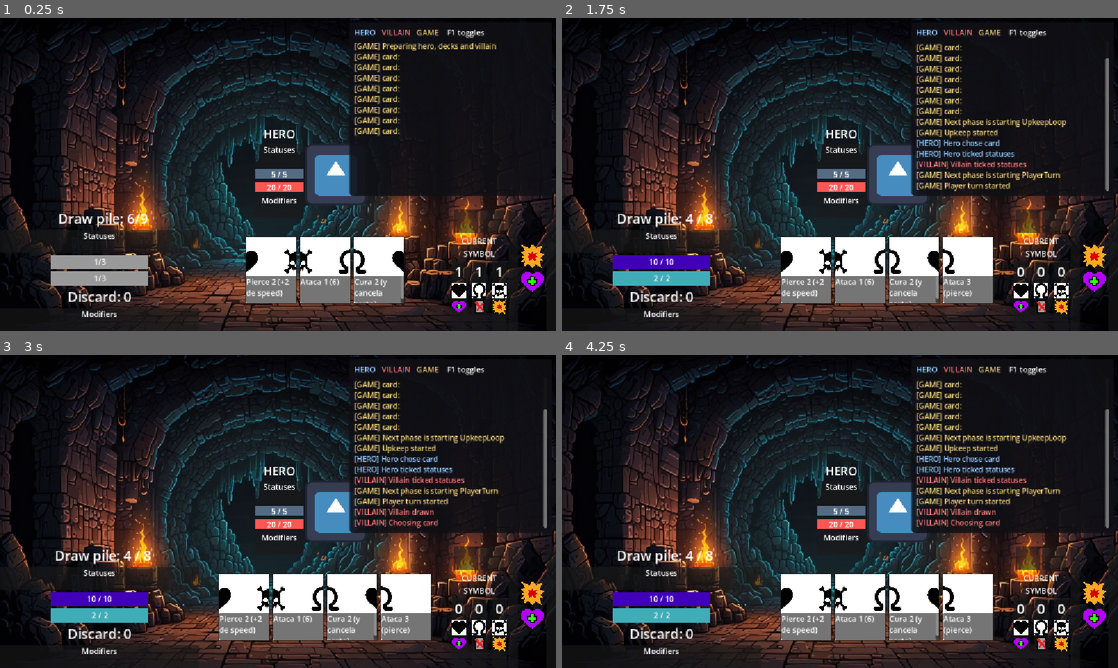
Above: before the commit, frames 1-4 (two rows, left to right).
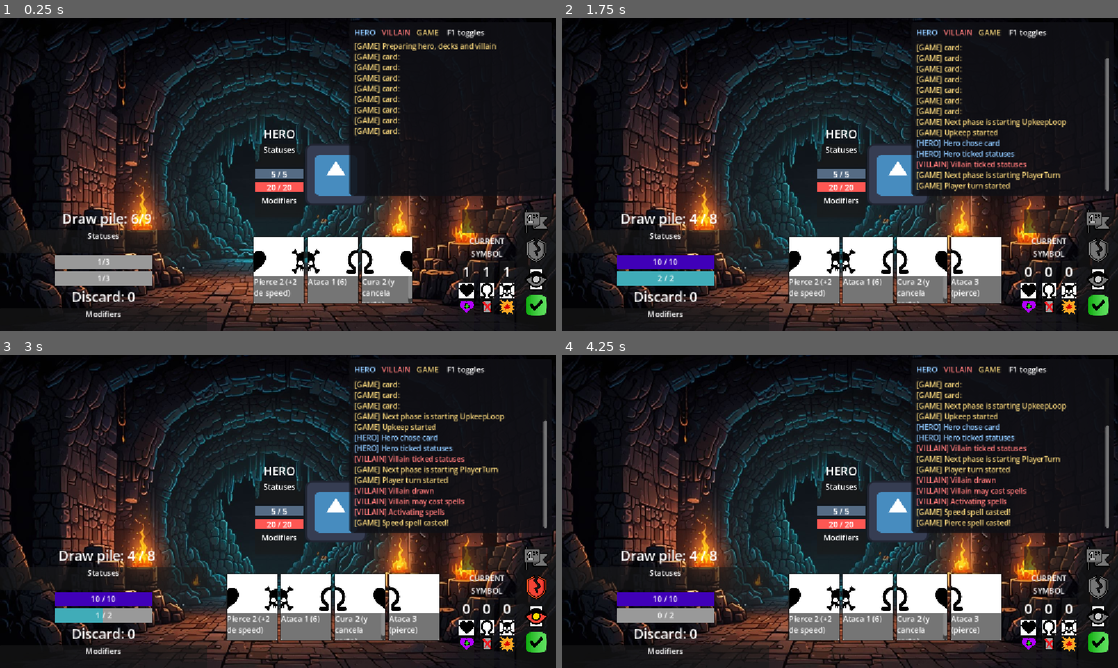
Above: after the commit, the same moments.

Repository: OteroJP/roguelito
Game: Godot game, scene res://ui/main.tscn
Two runs of this game, one before a commit and one after it. Both use one fixed random seed, a clock stepped at 60 frames per second and the inputs below. The engine's default icon, where the game draws it, is replaced by a stand-in: a white triangle on a blue panel in a dark square.
Inputs (mouse positions are in pixels of both pictures, inside the frame that each line leads up to):
- Up to frame 1 (0.25 s): no input
- Up to frame 2 (1.75 s): click (1095, 255) at 0.52 s; click (1095, 280) at 1.27 s
- Up to frame 3 (3 s): click (533, 642) at 2.02 s; click (533, 558) at 2.77 s
- Up to frame 4 (4.25 s): click (1095, 586) at 3.52 s

The runs differ from the first frame. In frame 1, 5.4% of the frame differs, in the area x 9-99%, y 61-98%; in frame 2, 6.2%; in frame 3, 9.8%; in frame 4, 10%, in the area x 9-99%, y 15-98%.

Commit message:
add spells functionality and UX

Diff:
--- a/app/loops/combat_loop/player_turn.gd
+++ b/app/loops/combat_loop/player_turn.gd
@@ -16,8 +16,10 @@
 	GameManager.add_log("Villain drawn", GameManager.LogSource.VILLAIN)
 	if _have_loop_ended.call():
 		return
-	await _villain.activate_ability()
-	# TODO: cambiar lo de abajo por esto?
-	#		> GameManager.current_hero_card = await _villain.play_card()
+	GameManager.add_log("Villain may cast spells", GameManager.LogSource.VILLAIN)
+	await _villain.cast_spells()
+	if _have_loop_ended.call(): # WIN-LOSS CHECK
+		return
+	GameManager.add_log("Villain plays a card", GameManager.LogSource.VILLAIN)
 	await _villain.play_card() # Mandatory: Player selects a card to play, may undo, and the confirms.
 	#phase_ended.emit()
--- /dev/null
+++ b/dungeon/character/villain/resources/spells/go_first.tres
@@ -0,0 +1,20 @@
+[gd_resource type="Resource" script_class="VillainSpell" format=3 uid="uid://by2n3vpuwb26c"]
+
+[ext_resource type="Texture2D" uid="uid://bfaeaa2ibhr6b" path="res://ui/villain_hud/first.png" id="1_l2ny2"]
+[ext_resource type="Script" uid="uid://xfgl0yagpvod" path="res://ui/card_manager/card/_card_effect.gd" id="1_wny61"]
+[ext_resource type="Texture2D" uid="uid://2qlfpxs0qelj" path="res://ui/villain_hud/first_disabled.png" id="2_8ns3l"]
+[ext_resource type="Script" uid="uid://w8lt376mqa5p" path="res://dungeon/character/villain/spell.gd" id="2_tgw0o"]
+[ext_resource type="Script" uid="uid://c3sjwk5s36yda" path="res://ui/card_manager/card/card_effects/villain_speeds.gd" id="4_8ns3l"]
+
+[sub_resource type="Resource" id="Resource_hiiq4"]
+script = ExtResource("4_8ns3l")
+speed_modification = 100
+metadata/_custom_type_script = "uid://c3sjwk5s36yda"
+
+[resource]
+script = ExtResource("2_tgw0o")
+name = "Speed"
+btn_asset = ExtResource("1_l2ny2")
+btn_asset_disabled = ExtResource("2_8ns3l")
+effect = Array[ExtResource("1_wny61")]([SubResource("Resource_hiiq4")])
+metadata/_custom_type_script = "uid://w8lt376mqa5p"
--- /dev/null
+++ b/dungeon/character/villain/resources/spells/ignore_armor.tres
@@ -0,0 +1,19 @@
+[gd_resource type="Resource" script_class="VillainSpell" format=3 uid="uid://x8nlosmpwjgh"]
+
+[ext_resource type="Texture2D" uid="uid://c4bubuyb53fe" path="res://ui/villain_hud/pierce.png" id="1_dj42g"]
+[ext_resource type="Script" uid="uid://xfgl0yagpvod" path="res://ui/card_manager/card/_card_effect.gd" id="1_ukutb"]
+[ext_resource type="Texture2D" uid="uid://dy6uo6vbo88li" path="res://ui/villain_hud/pierce_disabled.png" id="2_mq4ln"]
+[ext_resource type="Script" uid="uid://w8lt376mqa5p" path="res://dungeon/character/villain/spell.gd" id="2_xc1hx"]
+[ext_resource type="Script" uid="uid://3colurvxkj81" path="res://ui/card_manager/card/card_effects/villain_make_pierce.gd" id="4_mq4ln"]
+
+[sub_resource type="Resource" id="Resource_ncwqj"]
+script = ExtResource("4_mq4ln")
+metadata/_custom_type_script = "uid://3colurvxkj81"
+
+[resource]
+script = ExtResource("2_xc1hx")
+name = "Pierce"
+btn_asset = ExtResource("1_dj42g")
+btn_asset_disabled = ExtResource("2_mq4ln")
+effect = Array[ExtResource("1_ukutb")]([SubResource("Resource_ncwqj")])
+metadata/_custom_type_script = "uid://w8lt376mqa5p"
--- /dev/null
+++ b/dungeon/character/villain/resources/spells/reveal_hero_card.tres
@@ -0,0 +1,13 @@
+[gd_resource type="Resource" script_class="VillainSpell" format=3 uid="uid://d3qvdvh4cxk03"]
+
+[ext_resource type="Texture2D" uid="uid://ditsslm1ssgof" path="res://ui/villain_hud/reveal.png" id="1_aoo0r"]
+[ext_resource type="Script" uid="uid://xfgl0yagpvod" path="res://ui/card_manager/card/_card_effect.gd" id="1_xfjd7"]
+[ext_resource type="Script" uid="uid://w8lt376mqa5p" path="res://dungeon/character/villain/spell.gd" id="2_6l8em"]
+[ext_resource type="Texture2D" uid="uid://bvcuwey8470ml" path="res://ui/villain_hud/reveal_disabled.png" id="2_jj7pi"]
+
+[resource]
+script = ExtResource("2_6l8em")
+name = "Reveal"
+btn_asset = ExtResource("1_aoo0r")
+btn_asset_disabled = ExtResource("2_jj7pi")
+metadata/_custom_type_script = "uid://w8lt376mqa5p"
--- /dev/null
+++ b/dungeon/character/villain/spell.gd
@@ -0,0 +1,9 @@
+class_name VillainSpell
+extends Resource
+
+@export var name: String
+@export var mana_cost: int = 1
+@export var btn_asset: Texture2D
+@export var btn_asset_disabled: Texture2D
+@export var effects: Array[CardEffect]
+@export_multiline() var tooltip: String
--- a/dungeon/character/villain/villain.gd
+++ b/dungeon/character/villain/villain.gd
@@ -13,6 +13,7 @@
 @export var second_phase_min: int
 @export var second_phase_max: int
 @export var symbol_bonuses: Array[SymbolBonus]
+@export var spells: Array[VillainSpell]
 @export var immune_to_damage: bool = false
 @export var symbol_count: Dictionary[Symbol, int] = {
 	Symbol.SKULL: 0,
@@ -53,8 +54,16 @@
 	await _VillainCardsUI.add_to_hand(deck.display_hand())
 
 
-func activate_ability() -> void:
-	pass
+func cast_spells() -> void:
+	await _VillainCardsUI.cast_spells()
+
+func resolve_spell(spell: VillainSpell) -> void:
+	assert(spell.mana_cost <= mana, "Insufficient mana to cast, spell should've been disabled.")
+	GameManager.add_log("%s spell casted!" % spell.name)
+	mana -= spell.mana_cost
+	for effect in spell.effects:
+		effect.on_clash(self, GameManager.hero)
+	character_stats_changed.emit()
 
 
 func matches_current_symbol(symbol_to_match: Symbol) -> bool:
--- a/dungeon/character/villain/villain_cards_ui.tscn
+++ b/dungeon/character/villain/villain_cards_ui.tscn
@@ -2,8 +2,7 @@
 
 [ext_resource type="Script" uid="uid://k8dc6rewmx6n" path="res://ui/villain_cards_ui.gd" id="1_bkb4w"]
 [ext_resource type="Texture2D" uid="uid://c1teqyuhv6yl8" path="res://dungeon/character/villain/assets/symbol_heart.png" id="2_bkb4w"]
-[ext_resource type="Texture2D" uid="uid://cph76hx3udtix" path="res://dungeon/character/villain/assets/damage.png" id="2_t6otb"]
-[ext_resource type="Texture2D" uid="uid://r5qjnaxsjyrb" path="res://dungeon/character/villain/assets/heal.png" id="3_gyx0p"]
+[ext_resource type="Texture2D" uid="uid://4ec7c5ruon6c" path="res://ui/villain_hud/spells_confirm.png" id="3_v81xm"]
 
 [sub_resource type="StyleBoxFlat" id="StyleBoxFlat_japx7"]
 
@@ -203,36 +202,28 @@
 size_flags_vertical = 3
 theme_override_constants/separation = 12
 
-[node name="Abilities" type="HBoxContainer" parent="." unique_id=565965432]
-unique_name_in_owner = true
-layout_mode = 2
-size_flags_vertical = 3
-
-[node name="PanelContainer" type="PanelContainer" parent="Abilities" unique_id=1117393306]
+[node name="Separator" type="PanelContainer" parent="." unique_id=1117393306]
 custom_minimum_size = Vector2(20, 0)
 layout_mode = 2
 
-[node name="HBoxContainer" type="VBoxContainer" parent="Abilities" unique_id=1540790274]
-layout_mode = 2
-alignment = 1
-
-[node name="Damage" type="TextureButton" parent="Abilities/HBoxContainer" unique_id=1524448713]
+[node name="MarginContainer" type="MarginContainer" parent="Separator" unique_id=758194481]
+layout_mode = 2
+theme_override_constants/margin_left = 16
+theme_override_constants/margin_top = 0
+theme_override_constants/margin_right = 16
+
+[node name="VBoxContainer" type="VBoxContainer" parent="Separator/MarginContainer" unique_id=574022428]
+layout_mode = 2
+
+[node name="Spellbook" type="VBoxContainer" parent="Separator/MarginContainer/VBoxContainer" unique_id=1540790274]
+unique_name_in_owner = true
+layout_mode = 2
+theme_override_constants/separation = 10
+
+[node name="SpellConfirmBtn" type="TextureButton" parent="Separator/MarginContainer/VBoxContainer" unique_id=953243279]
+unique_name_in_owner = true
 custom_minimum_size = Vector2(50, 50)
 layout_mode = 2
-texture_normal = ExtResource("2_t6otb")
+texture_normal = ExtResource("3_v81xm")
 ignore_texture_size = true
 stretch_mode = 5
-
-[node name="Heal" type="TextureButton" parent="Abilities/HBoxContainer" unique_id=237176008]
-custom_minimum_size = Vector2(50, 50)
-layout_mode = 2
-texture_normal = ExtResource("3_gyx0p")
-ignore_texture_size = true
-stretch_mode = 5
-
-[node name="???" type="TextureButton" parent="Abilities/HBoxContainer" unique_id=711776966]
-layout_mode = 2
-
-[node name="PanelContainer2" type="PanelContainer" parent="Abilities" unique_id=1695662685]
-custom_minimum_size = Vector2(20, 0)
-layout_mode = 2
--- a/ui/card_manager/card/card_effects/resources/villain_speeds.tres
+++ b/ui/card_manager/card/card_effects/resources/villain_speeds.tres
@@ -4,5 +4,5 @@
 
 [resource]
 script = ExtResource("1_s8avj")
-speed_modification = 4
+speed_modification = 100
 metadata/_custom_type_script = "uid://c3sjwk5s36yda"
--- /dev/null
+++ b/ui/card_manager/card/spell_button.gd
@@ -0,0 +1,54 @@
+class_name SpellButton
+extends TextureButton
+
+@onready var label: Label = %Count
+@onready var symbol_texture: TextureRect = %Symbol
+@onready var bonus_texture: TextureRect = %Bonus
+
+var _data: VillainSpell
+var _villain: Villain
+var _used_this_turn: bool = false
+var _outside_spell_window: bool = true
+
+
+func _ready() -> void:
+	texture_normal = _data.btn_asset
+	texture_disabled = _data.btn_asset_disabled
+	_villain.character_stats_changed.connect(_refresh_enabled)
+	_refresh_enabled()
+
+
+func _refresh_enabled() -> void:
+	disabled = (
+		_used_this_turn
+		or _data.mana_cost > _villain.mana
+		or _outside_spell_window
+	)
+
+
+func get_effects() -> Array[CardEffect]:
+	return _data.effects
+
+
+func _pressed() -> void:
+	_used_this_turn = true
+	pressed.emit(_data)
+	_refresh_enabled()
+
+
+func enable_spell_cast(enabled: bool) -> void:
+	_outside_spell_window = not enabled
+	reset_use()
+	_refresh_enabled()
+
+
+func reset_use() -> void:
+	_used_this_turn = false
+
+
+static func new_spell_button(data: VillainSpell, villain: Villain) -> SpellButton:
+	var button: SpellButton = UIAssets.SPELL_BUTTON_SCENE.instantiate() as SpellButton
+	button._data = data
+	button._villain = villain
+	button.name = "%s Spell" % str(button._data.name)
+	return button
--- /dev/null
+++ b/ui/card_manager/card/spell_button.tscn
@@ -0,0 +1,13 @@
+[gd_scene format=3 uid="uid://b8557o2sefgot"]
+
+[ext_resource type="Script" uid="uid://b23sa10vsyabe" path="res://ui/card_manager/card/spell_button.gd" id="1_6qy5m"]
+
+[node name="Button" type="TextureButton" unique_id=1165962404]
+custom_minimum_size = Vector2(50, 50)
+offset_right = 30.0
+offset_bottom = 110.0
+size_flags_horizontal = 3
+size_flags_vertical = 3
+ignore_texture_size = true
+stretch_mode = 5
+script = ExtResource("1_6qy5m")
--- a/ui/main.tscn
+++ b/ui/main.tscn
@@ -7,10 +7,14 @@
 [ext_resource type="PackedScene" uid="uid://ce3fqp227u3vc" path="res://ui/card_manager/card/villain_card.tscn" id="3_loxbi"]
 [ext_resource type="Script" uid="uid://cdfx4ka5bxjp" path="res://dungeon/character/villain/symbol_bonus.gd" id="4_04ebt"]
 [ext_resource type="Resource" uid="uid://bd76ry0mpjv76" path="res://dungeon/character/villain/hero_deck.tres" id="4_ar4ev"]
-[ext_resource type="Resource" uid="uid://bwxdu75t8dm73" path="res://dungeon/character/villain/resources/heart_heal.tres" id="5_4w4kc"]
+[ext_resource type="Script" uid="uid://w8lt376mqa5p" path="res://dungeon/character/villain/spell.gd" id="4_r4kgx"]
+[ext_resource type="Resource" uid="uid://bwxdu75t8dm73" path="res://dungeon/character/villain/resources/symbol_bonuses/heart_heal.tres" id="5_4w4kc"]
 [ext_resource type="Script" uid="uid://boop60gqxkjeu" path="res://dungeon/character/hero/hero.gd" id="5_7nk2m"]
-[ext_resource type="Resource" uid="uid://3dbpegs3q3vt" path="res://dungeon/character/villain/resources/omega_cancel.tres" id="6_r4kgx"]
-[ext_resource type="Resource" uid="uid://gjjx7un00n2c" path="res://dungeon/character/villain/resources/skull_damage.tres" id="7_u61fw"]
+[ext_resource type="Resource" uid="uid://by2n3vpuwb26c" path="res://dungeon/character/villain/resources/spells/go_first.tres" id="5_yiodr"]
+[ext_resource type="Resource" uid="uid://x8nlosmpwjgh" path="res://dungeon/character/villain/resources/spells/ignore_armor.tres" id="6_d7h3h"]
+[ext_resource type="Resource" uid="uid://3dbpegs3q3vt" path="res://dungeon/character/villain/resources/symbol_bonuses/omega_cancel.tres" id="6_r4kgx"]
+[ext_resource type="Resource" uid="uid://d3qvdvh4cxk03" path="res://dungeon/character/villain/resources/spells/reveal_hero_card.tres" id="7_qg6ye"]
+[ext_resource type="Resource" uid="uid://gjjx7un00n2c" path="res://dungeon/character/villain/resources/symbol_bonuses/skull_damage.tres" id="7_u61fw"]
 
 [sub_resource type="Resource" id="Resource_loxbi"]
 script = ExtResource("3_04ebt")
@@ -19,6 +23,7 @@
 second_phase_min = 1
 second_phase_max = 5
 symbol_bonuses = Array[ExtResource("4_04ebt")]([ExtResource("5_4w4kc"), ExtResource("6_r4kgx"), ExtResource("7_u61fw")])
+spells = Array[ExtResource("4_r4kgx")]([ExtResource("5_yiodr"), ExtResource("6_d7h3h"), ExtResource("7_qg6ye")])
 character_name = "VILLAIN"
 max_health = 10
 health = 10
--- a/ui/ui_assets.gd
+++ b/ui/ui_assets.gd
@@ -16,3 +16,5 @@
 }
 
 const SYMBOL_COUNTER_SCENE: PackedScene = preload("uid://hj3gtb6iqefk")
+
+const SPELL_BUTTON_SCENE: PackedScene = preload("uid://b8557o2sefgot")
--- a/ui/villain_cards_ui.gd
+++ b/ui/villain_cards_ui.gd
@@ -8,8 +8,6 @@
 @onready var _DeckContainer: MarginContainer = %DeckContainer
 @onready var _HandContainer: MarginContainer = %HandContainer
 @onready var _DiscardContainer: MarginContainer = %DiscardContainer
-@onready var _AbilitiesContainer: HBoxContainer = %Abilities
-
 @onready var _Deck: Label = %Deck
 @onready var _Hand: HBoxContainer = %Hand
 @onready var _Discard: Label = %Discard
@@ -22,6 +20,8 @@
 @onready var _CurrentSymbol: TextureRect = %CurrentSymbol
 @onready var _SymbolCompleted: TextureRect = %SymbolCompleted
 @onready var _SymbolCounters: HBoxContainer = %SymbolCounters
+@onready var _Spellbook: VBoxContainer = %Spellbook
+@onready var _SpellConfirmBtn: TextureButton = %SpellConfirmBtn
 
 var _villain: Villain
 
@@ -32,6 +32,11 @@
 	for bonus: SymbolBonus in _villain.symbol_bonuses:
 		var new_symbol_counter = SymbolCounter.new_symbol_counter(bonus)
 		_SymbolCounters.add_child(new_symbol_counter)
+	for spell: VillainSpell in _villain.spells:
+		var new_spell_btn = SpellButton.new_spell_button(spell, _villain)
+		_Spellbook.add_child(new_spell_btn)
+		new_spell_btn.pressed.connect(_villain.resolve_spell)
+		new_spell_btn._refresh_enabled()
 	_update_counters
 
 func prepare(new_deck: Deck, villain: Villain) -> void:
@@ -66,11 +71,11 @@
 	return card_selected
 
 
-func activate_abilities() -> void:
-	GameManager.add_log("Activating abilities", GameManager.LogSource.VILLAIN)
-	_set_abilities_interactable(true)
-	await _ConfirmButton.pressed
-	_set_abilities_interactable(false)
+func cast_spells() -> void:
+	GameManager.add_log("Activating spells", GameManager.LogSource.VILLAIN)
+	_set_spells_interactable(true)
+	await _SpellConfirmBtn.pressed
+	_set_spells_interactable(false)
 
 
 
@@ -109,9 +114,10 @@
 	return _Hand.get_children().get(card_ix)
 
 
-func _set_abilities_interactable(enabled: bool) -> void:
-	for button: Button in _AbilitiesContainer.get_children():
-		button.set_process_input(enabled)
+func _set_spells_interactable(enabled: bool) -> void:
+	for spell_button: SpellButton in _Spellbook.get_children():
+		spell_button.enable_spell_cast(enabled)
+	_SpellConfirmBtn.show() if enabled else _SpellConfirmBtn.hide()
 
 
 func _set_hand_interactable(enabled: bool) -> void:
Binary file removed: dungeon/character/villain/assets/pierce.png
Binary file removed: dungeon/character/villain/assets/pierce_disabled.png
Renamed: dungeon/character/villain/resources/heart_heal.tres -> dungeon/character/villain/resources/symbol_bonuses/heart_heal.tres
Renamed: dungeon/character/villain/resources/omega_cancel.tres -> dungeon/character/villain/resources/symbol_bonuses/omega_cancel.tres
Renamed: dungeon/character/villain/resources/skull_damage.tres -> dungeon/character/villain/resources/symbol_bonuses/skull_damage.tres
Not shown, added: dungeon/character/villain/spell.gd.uid
Not shown, added: ui/card_manager/card/spell_button.gd.uid
Binary file added: ui/villain_hud/first.png
Not shown, added: ui/villain_hud/first.png.import
Binary file added: ui/villain_hud/first_disabled.png
Not shown, added: ui/villain_hud/first_disabled.png.import
Binary file added: ui/villain_hud/pierce.png
(and 9 more such lines)
